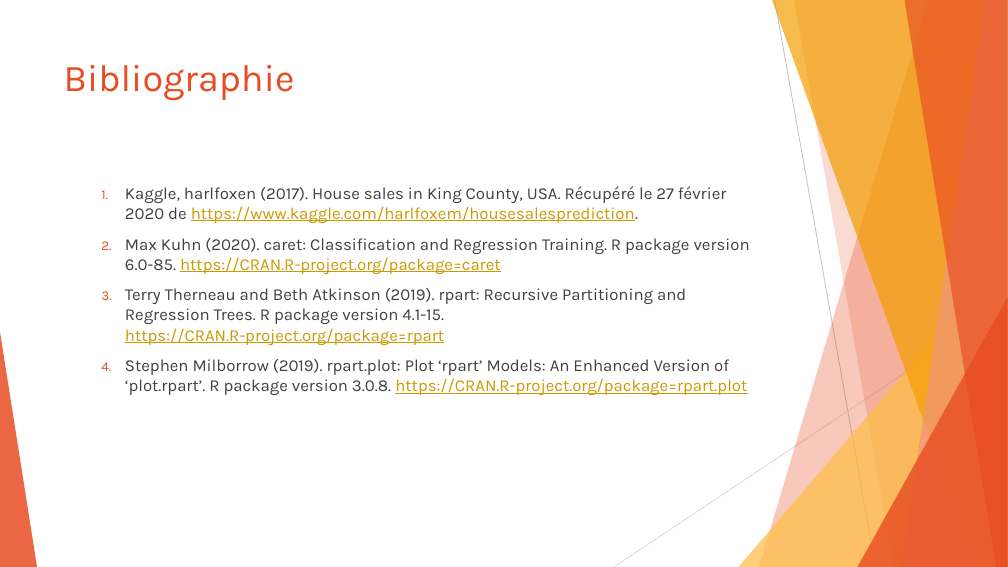
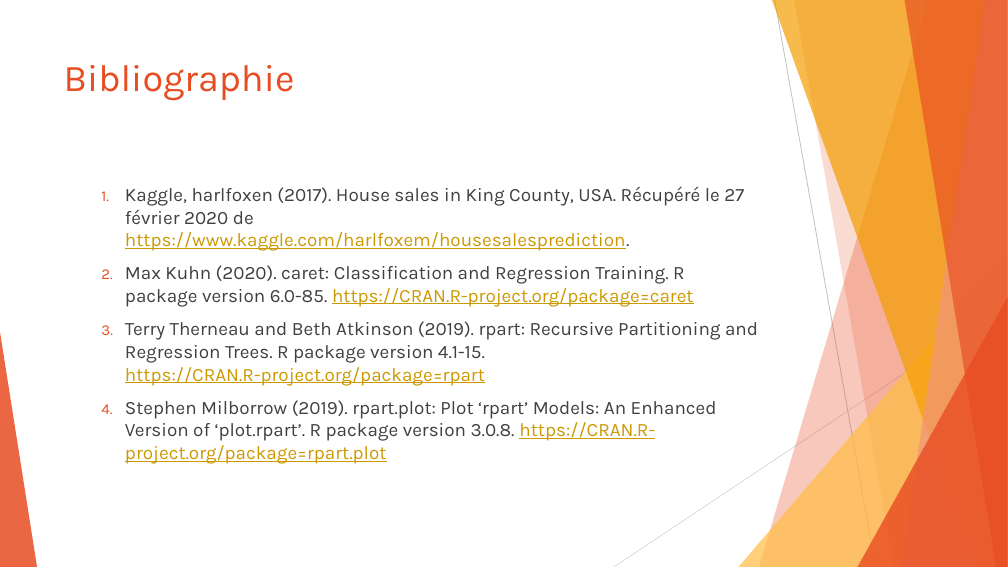
Before and after one commit to SamuelProvencher/TP-Apprentissage, a slide deck: slide 34 of PP.pptx (slide 39 before the commit). Drawn at 1008x567 pixels with LibreOffice and Linux fonts; fonts in the diff are those of the drawing. Boxes give left, top, right and bottom in pixels: in the first picture for what was removed or moved away, otherwise in the second. Text is boxed around its words. In the diff, an @@ line names an element or a change of style, - is before the commit and + after.

```diff
--- a/PP.pptx
+++ b/PP.pptx
@@ text "Kaggle, harlfoxen (2017). House sales ..." at bbox=[125, 186, 758, 464]: size 16 to 18 pt @@
```
Also in this commit, not shown: 28 other slides changed, 5 slides removed.
